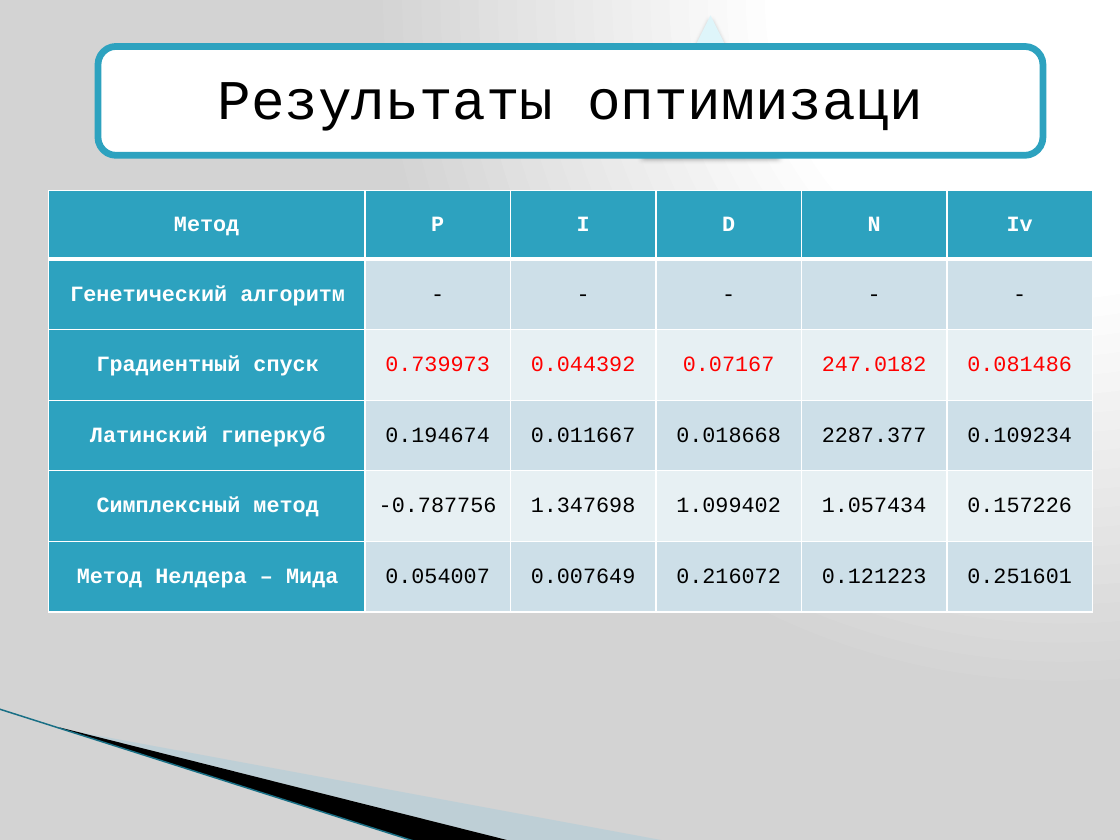
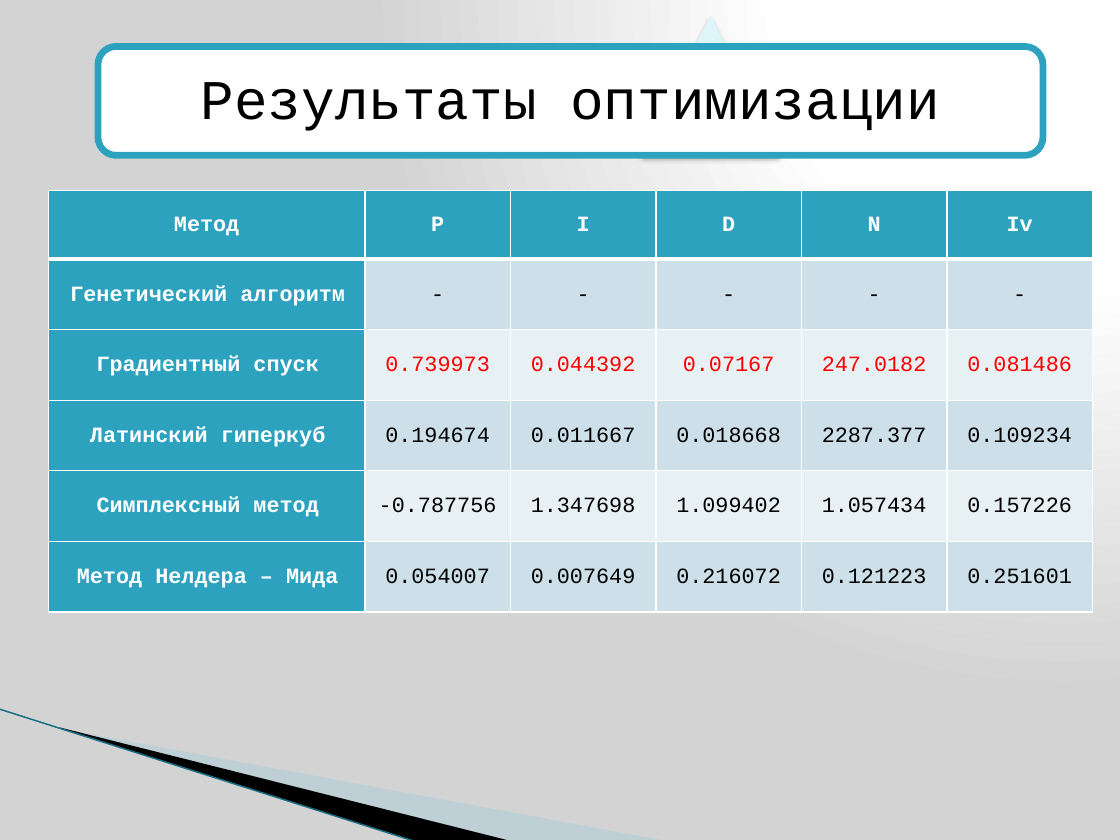
Before and after one commit to Srudyjj/DiplomaMaster, a slide deck: slide 14 of ПрезентацияПИД.pptx (slide 25 before the commit). Drawn at 1120x840 pixels with LibreOffice and Linux fonts; fonts in the diff are those of the drawing; background and template pictures are left out. Boxes give left, top, right and bottom in pixels: in the first picture for what was removed or moved away, otherwise in the second. Text is boxed around its words. In the diff, an @@ line names an element or a change of style, - is before the commit and + after.

```diff
--- a/ПрезентацияПИД.pptx
+++ b/ПрезентацияПИД.pptx
@@ text at (201, 82, 940, 131): text changed @@
-Результаты оптимизаци
+Результаты оптимизации
```
Also in this commit, not shown: 6 other slides changed, 5 slides added, 16 slides removed, 3 other files.
